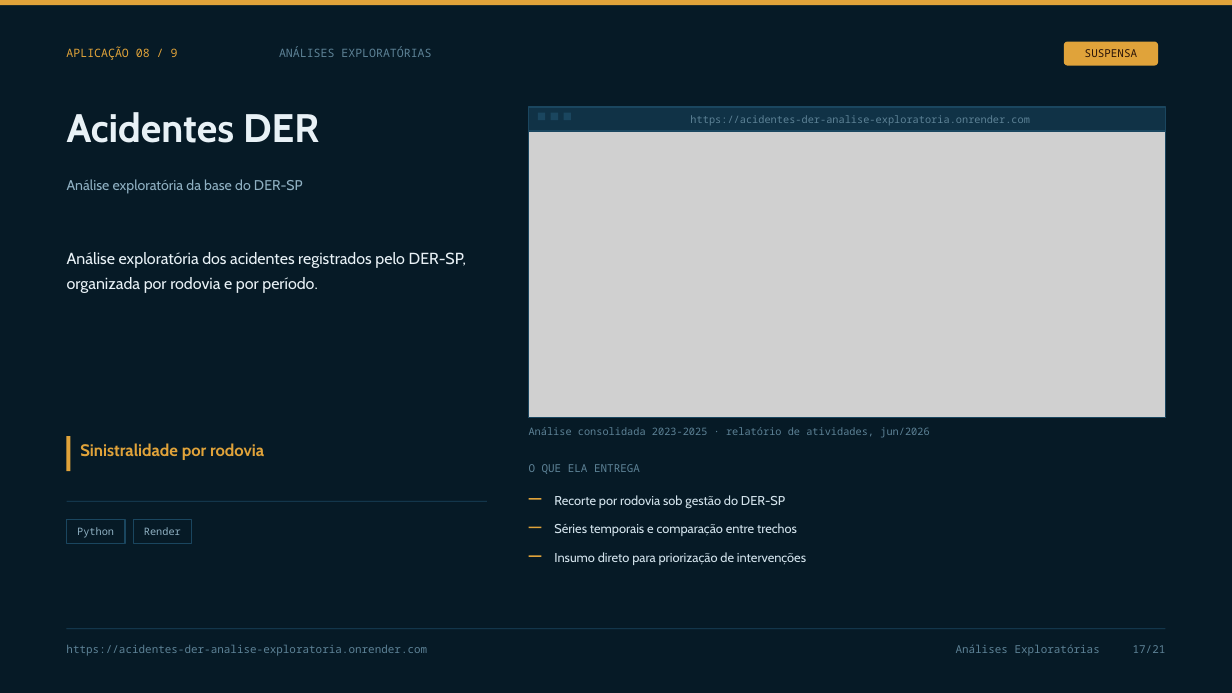
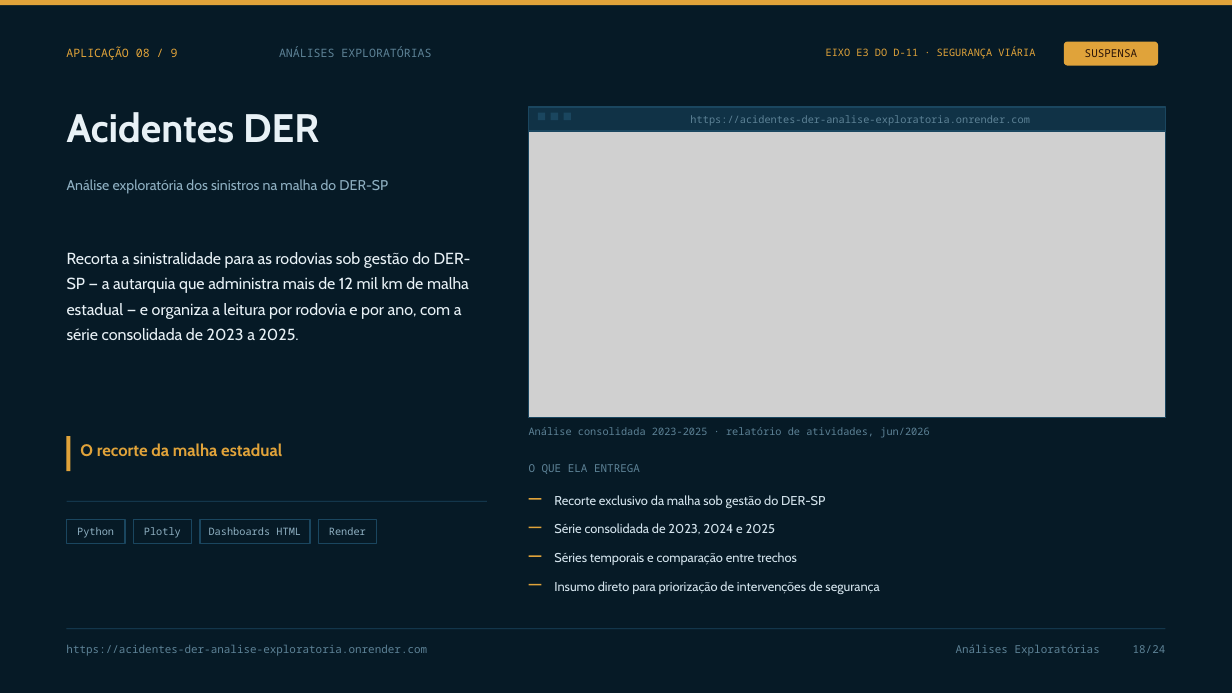
Before and after one commit to vpcapanema/pli-hub, a slide deck: slide 18 of apresentacao/pli-hub-detalhada.pptx (slide 17 before the commit). Drawn at 1232x693 pixels with LibreOffice and Linux fonts; fonts in the diff are those of the drawing; grey boxes stand for pictures. Boxes give left, top, right and bottom in pixels: in the first picture for what was removed or moved away, otherwise in the second. Text is boxed around its words. In the diff, an @@ line names an element or a change of style, - is before the commit and + after.

```diff
--- a/apresentacao/pli-hub-detalhada.pptx
+++ b/apresentacao/pli-hub-detalhada.pptx
@@ text added at <box>826,46,1035,59</box>, 8 pt, text #E0A33A @@
+EIXO E3 DO D-11 · SEGURANÇA VIÁRIA
@@ text at <box>67,179,388,194</box>: text changed @@
-Análise exploratória da base do DER-SP
+Análise exploratória dos sinistros na malha do DER-SP
@@ text at <box>67,252,471,340</box>: text changed @@
-Análise exploratória dos acidentes registrados pelo DER-SP, organizada por rodovia e por período.
+Recorta a sinistralidade para as rodovias sob gestão do DER-SP — a autarquia que administra mais de 12 mil km de malha estadual — e organiza a leitura por rodovia e por ano, com a série consolidada de 2023 a 2025.
@@ text at <box>80,443,282,456</box>: text changed @@
-Sinistralidade por rodovia
+O recorte da malha estadual
@@ text at <box>554,495,825,508</box>: text changed @@
-Recorte por rodovia sob gestão do DER-SP
+Recorte exclusivo da malha sob gestão do DER-SP
@@ rectangle added at <box>133,519,191,543</box>, outline #1A465F 1 pt, 8 pt, text #8FB0C2 @@
+Plotly
@@ rectangle added at <box>200,519,310,543</box>, outline #1A465F 1 pt, 8 pt, text #8FB0C2 @@
+Dashboards HTML
@@ rectangle "Render": place and size @@
-rectangle "Render" at <box>133,519,191,543</box>
+rectangle "Render" at <box>318,519,376,543</box>
@@ text added at <box>554,523,775,534</box>, 10 pt, text #D3E3EC @@
+Série consolidada de 2023, 2024 e 2025
@@ text "Séries temporais e comparação entre ...": place and size @@
-text "Séries temporais e comparação entre ..." at <box>554,523,797,536</box>
+text "Séries temporais e comparação entre ..." at <box>554,552,797,565</box>
@@ rectangle added at <box>529,584,542,586</box>, fill #E0A33A @@
@@ text at <box>554,581,879,594</box>: text changed @@
-Insumo direto para priorização de intervenções
+Insumo direto para priorização de intervenções de segurança
@@ text at <box>956,645,1166,656</box>: text changed @@
-Análises Exploratórias 17/21
+Análises Exploratórias 18/24
```
Also in this commit, not shown: 19 other slides changed, 3 slides added, 10 other files.
